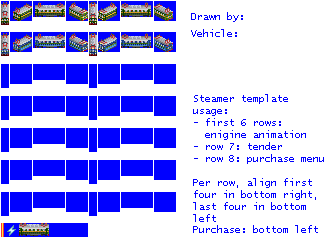
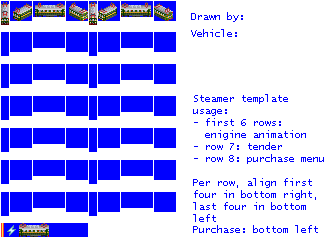
Revision of a layered (331, 237) image; what changed, layer by layer:
painted on "empty.png" over [1, 33, 173, 237]
